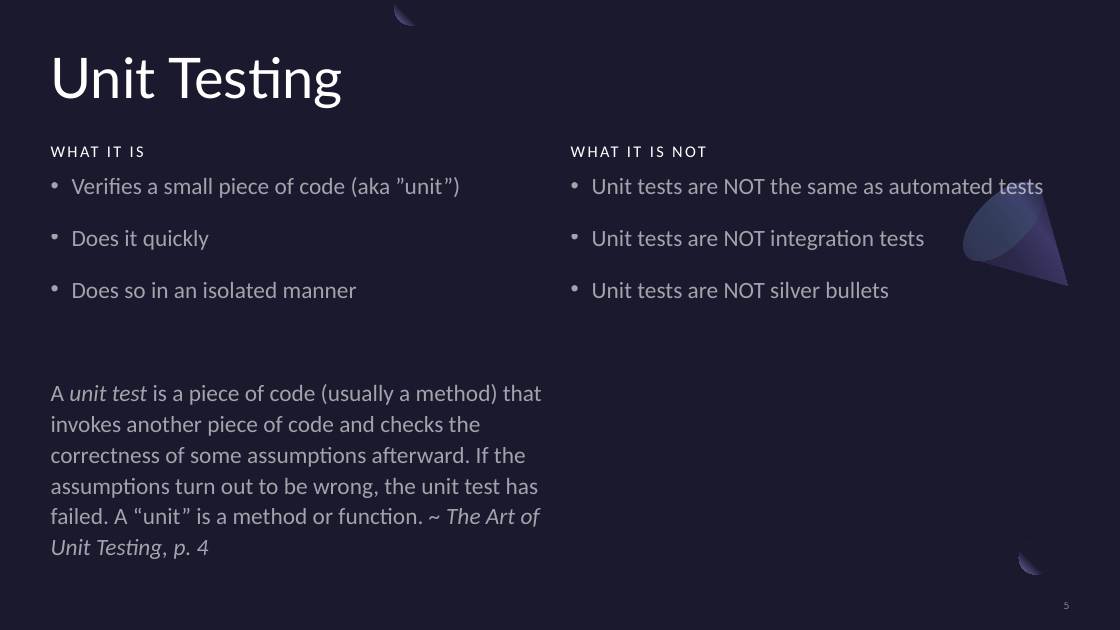
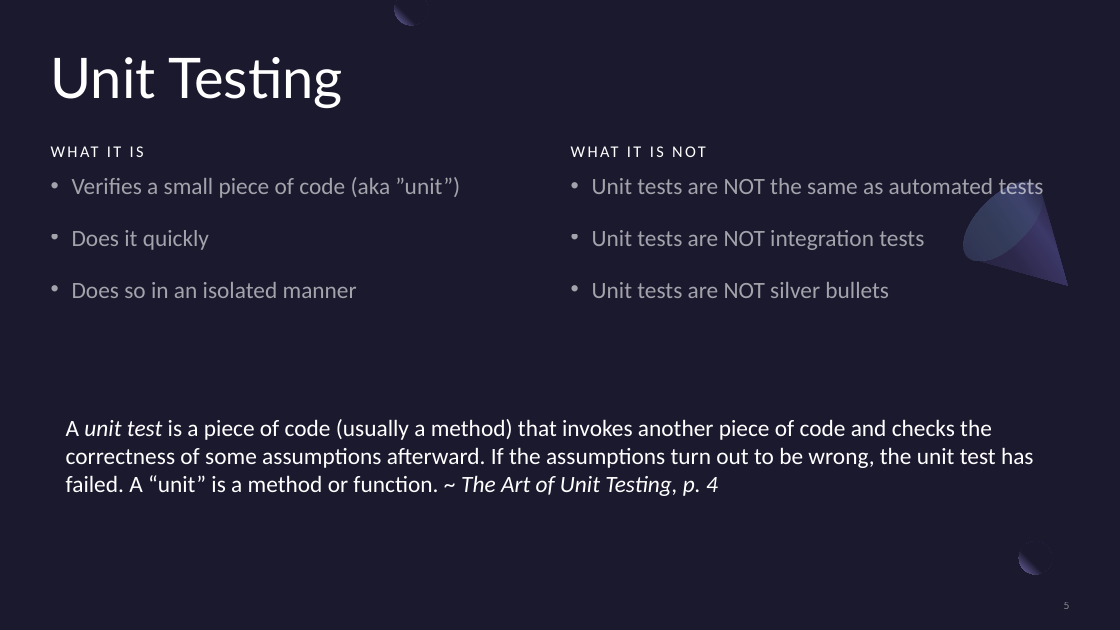
Before and after one commit to Three97/UnitTestingPresentation, a slide deck: slide 5 of PowerPoint/UnitTestingInCSharp.pptx. Drawn at 1120x630 pixels with LibreOffice and Linux fonts; fonts in the diff are those of the drawing. Boxes give left, top, right and bottom in pixels: in the first picture for what was removed or moved away, otherwise in the second. Text is boxed around its words. In the diff, an @@ line names an element or a change of style, - is before the commit and + after.

```diff
--- a/PowerPoint/UnitTestingInCSharp.pptx
+++ b/PowerPoint/UnitTestingInCSharp.pptx
@@ text at [51,384,542,559]: paragraph removed @@
-A unit test is a piece of code (usually a method) that invokes another piece of code and checks the correctness of some assumptions afterward. If the assumptions turn out to be wrong, the unit test has failed. A “unit” is a method or function. ~ The Art of Unit Testing, p. 4
@@ text added at [66,419,1034,496], 20 pt, text #FFFFFF @@
+A unit test is a piece of code (usually a method) that invokes another piece of code and checks the correctness of some assumptions afterward. If the assumptions turn out to be wrong, the unit test has failed. A “unit” is a method or function. ~ The Art of Unit Testing, p. 4
```
Also in this commit, not shown: 5 other slides changed, 1 slide added, 1 other file.
